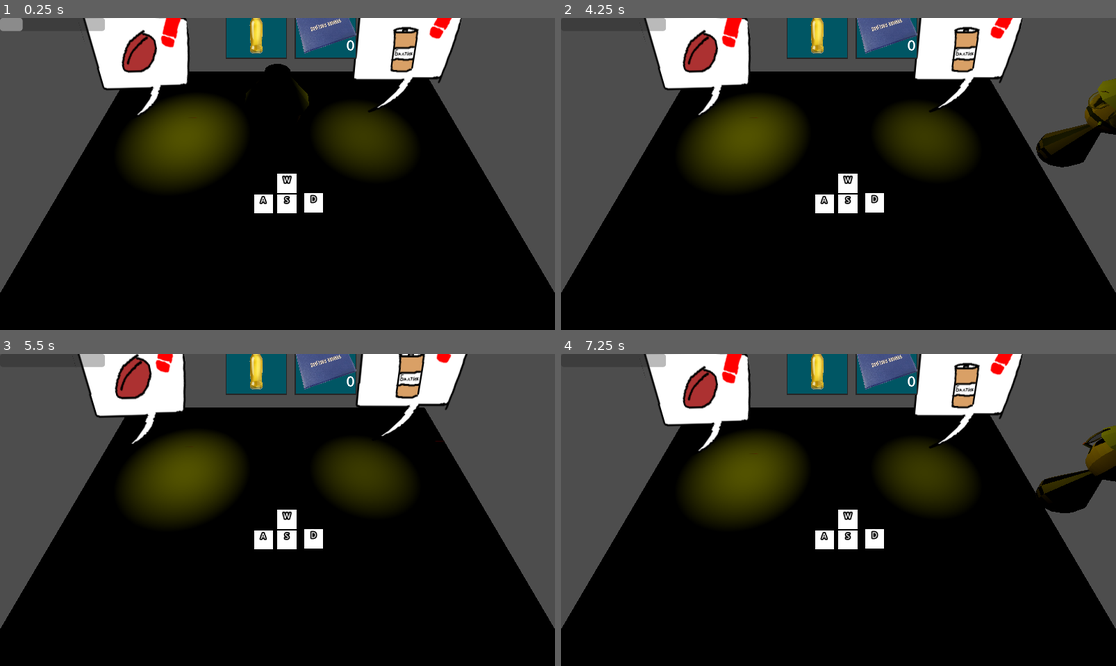
Above: before the commit, frames 1-4 (two rows, left to right).
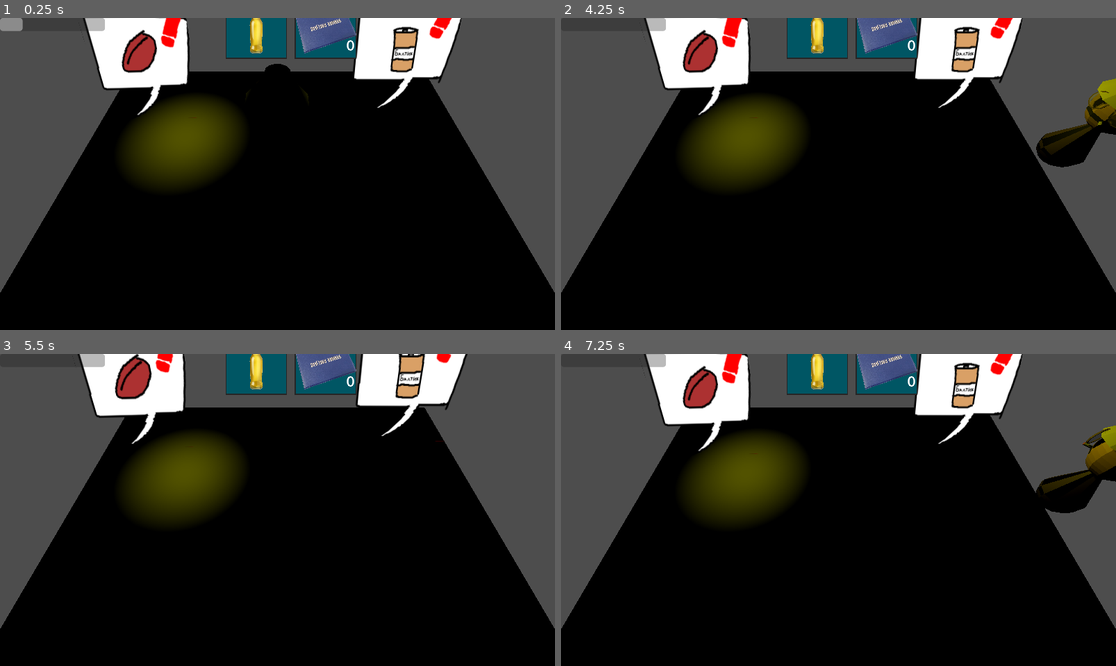
Above: after the commit, the same moments.

Repository: dueip/2024f_gamejam_misis
Game: Godot game, scene res://test_tw.tscn
Two runs of this game, one before a commit and one after it. Both use one fixed random seed, a clock stepped at 60 frames per second and the inputs below. This scene is started directly instead of the project's main scene.
Inputs (mouse positions are in pixels of both pictures, inside the frame that each line leads up to):
- Up to frame 1 (0.25 s): no input
- Up to frame 2 (4.25 s): tap Enter at 0.5 s; move the mouse to (960, 158) at 0.52 s; hold D (character_right) 0.53-1.28 s; tap Space (character_dash) at 0.6, 2.1, 3.6 s; click (960, 158) at 0.67 s; move the mouse to (727, 189) at 1.27 s; hold S (character_back) 1.28-2.03 s; tap Shift (character_run) at 1.35, 2.85 s; move the mouse to (894, 105) at 2.02 s; hold D (character_right) 2.03-2.78 s; move the mouse to (810, 236) at 2.77 s; hold W (character_up) 2.78-3.53 s; click (810, 236) at 2.92 s; move the mouse to (1005, 220) at 3.52 s; hold A (character_left) from 3.53 s (still down)
- Up to frame 3 (5.5 s): move the mouse to (111, 463) at 4.27 s; tap Shift (character_run) at 4.35 s; move the mouse to (305, 510) at 5.02 s; release A (character_left) at 5.03 s; hold S (character_back) from 5.03 s (still down); tap Space (character_dash) at 5.1 s; click (305, 510) at 5.17 s
- Up to frame 4 (7.25 s): move the mouse to (755, 432) at 5.77 s; release S (character_back) at 5.78 s; hold D (character_right) 5.78-6.53 s; tap Shift (character_run) at 5.85 s; move the mouse to (960, 494) at 6.52 s; hold W (character_up) from 6.53 s (still down); tap Space (character_dash) at 6.6 s

The runs differ from the first frame. In frame 1, 3.3% of the frame differs, in the area x 45-74%, y 22-63%; in frame 2, 3.6%, in the area x 45-100%, y 19-63%; in frame 3, 3.3%; in frame 4, 3.5%.

Commit message:
fix: Сделать нормальный хитбокс для Pub_TW

Diff:
--- a/test_tw.tscn
+++ b/test_tw.tscn
@@ -44,7 +44,7 @@
 [node name="coffee_minigame" parent="coffee_tw" instance=ExtResource("3_3feon")]
 
 [node name="pab_tw" parent="." node_paths=PackedStringArray("minigame") instance=ExtResource("2_fbpmy")]
-transform = Transform3D(-0.999989, 0, 0.00466003, 0, 1, 0, -0.00466003, 0, -0.999989, -6.11301, 5.52796, 3.61969)
+transform = Transform3D(-6.23151, 0, 0.0179155, 0, 4.25225, 0, -0.0290393, 0, -3.84445, -6.11301, 5.52796, 3.61969)
 minigame = NodePath("beer_minigame")
 
 [node name="OmniLight3D" type="OmniLight3D" parent="pab_tw"]
@@ -63,8 +63,10 @@
 omni_attenuation = 1.46409
 
 [node name="beer_minigame" parent="pab_tw" instance=ExtResource("4_g6pux")]
+transform = Transform3D(0.160473, 0, 5.82077e-11, 0, 0.23517, 0, 0, 0, 0.260112, 0, 0, 0)
 
 [node name="ControlButtons" parent="." instance=ExtResource("5_de1d0")]
+visible = false
 anchors_preset = 8
 anchor_left = 0.5
 anchor_top = 0.5
@@ -73,6 +75,7 @@
 button_name = "W"
 
 [node name="ControlButtons2" parent="." instance=ExtResource("5_de1d0")]
+visible = false
 anchors_preset = 8
 anchor_left = 0.5
 anchor_top = 0.5
@@ -85,6 +88,7 @@
 button_name = "A"
 
 [node name="ControlButtons3" parent="." instance=ExtResource("5_de1d0")]
+visible = false
 anchors_preset = 8
 anchor_left = 0.5
 anchor_top = 0.5
@@ -95,6 +99,7 @@
 button_name = "S"
 
 [node name="ControlButtons4" parent="." instance=ExtResource("5_de1d0")]
+visible = false
 anchors_preset = 8
 anchor_left = 0.5
 anchor_top = 0.5
